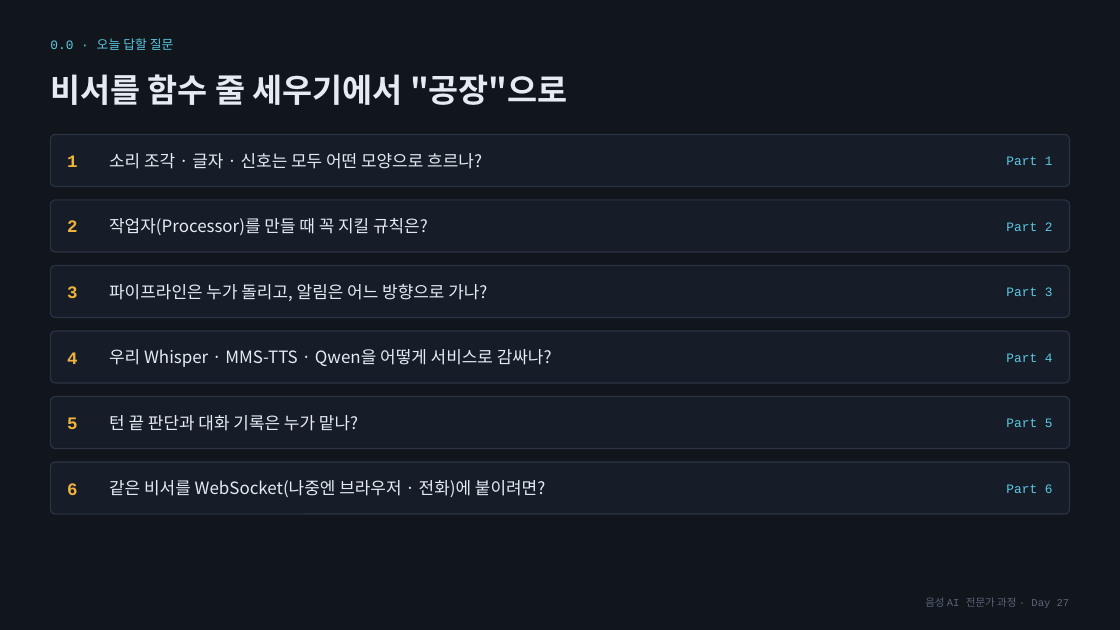
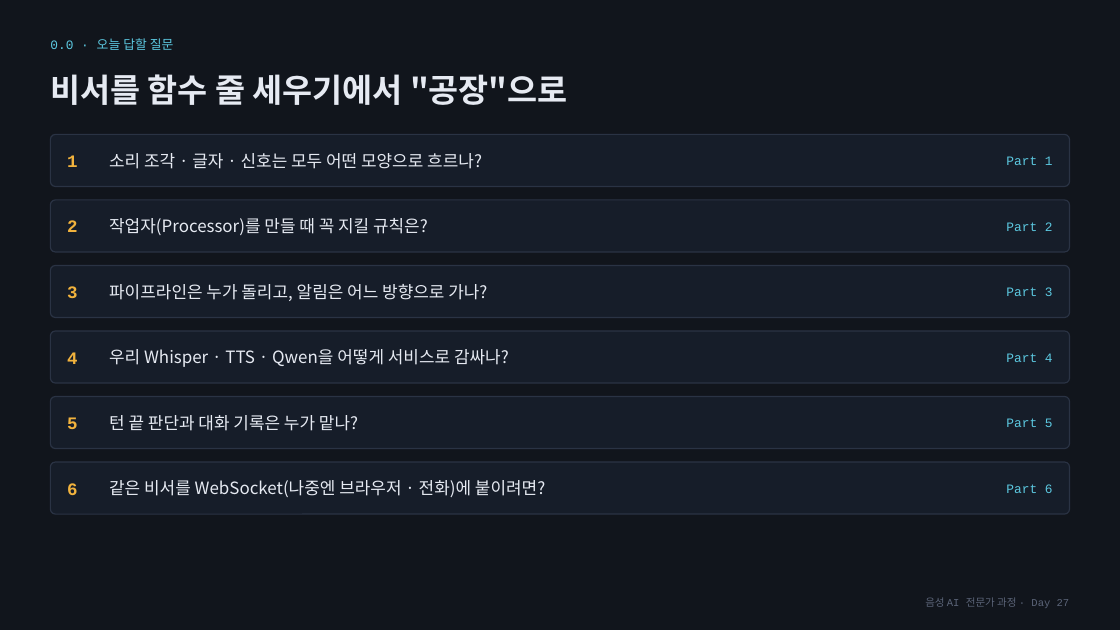
Before and after one commit to imguru-mooc/AI_Voice, a slide deck: slide 2 of day27/D27_Pipecat기초_slides.pptx. Drawn at 1120x630 pixels with LibreOffice and Linux fonts; fonts in the diff are those of the drawing. Boxes give left, top, right and bottom in pixels: in the first picture for what was removed or moved away, otherwise in the second. Text is boxed around its words. In the diff, an @@ line names an element or a change of style, - is before the commit and + after.

```diff
--- a/day27/D27_Pipecat기초_slides.pptx
+++ b/day27/D27_Pipecat기초_slides.pptx
@@ text at box(109, 349, 509, 367): text changed @@
-우리 Whisper · MMS-TTS · Qwen을 어떻게 서비스로 감싸나?
+우리 Whisper · TTS · Qwen을 어떻게 서비스로 감싸나?
```
Also in this commit, not shown: 3 other slides changed, 4 other files.
